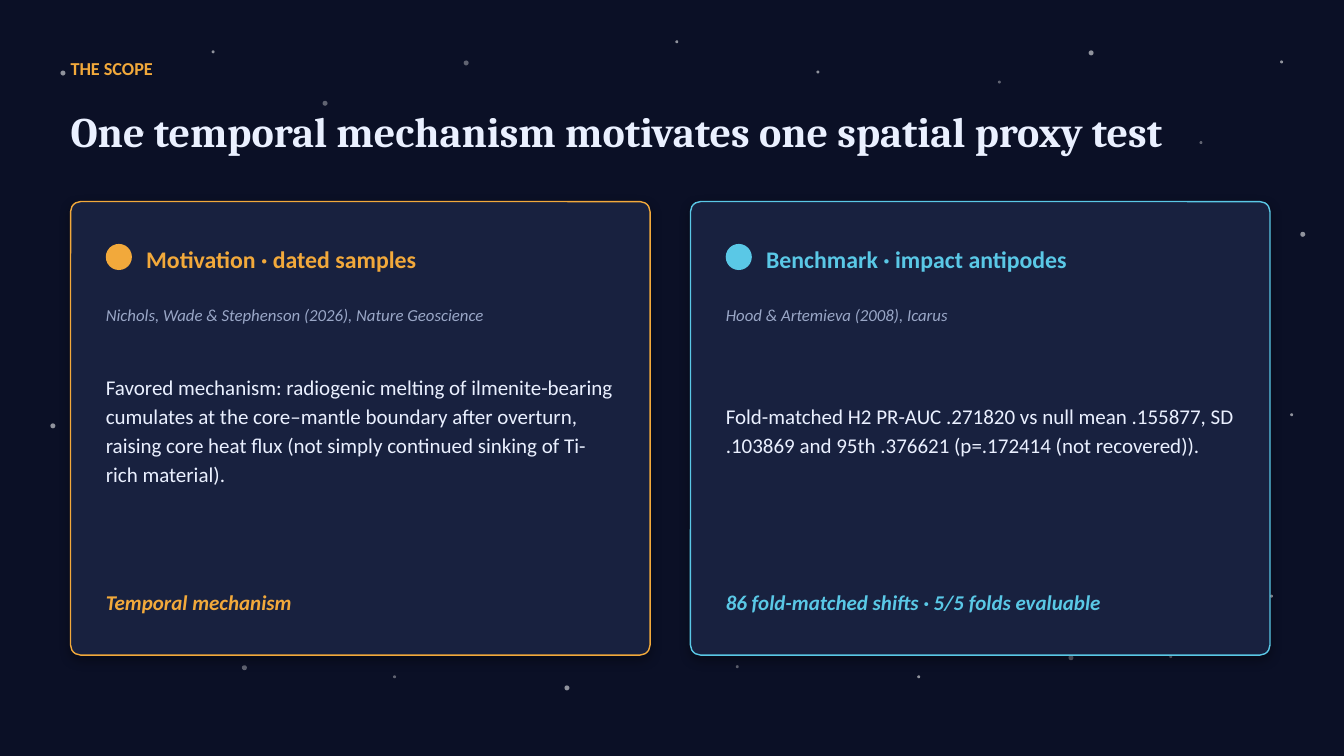
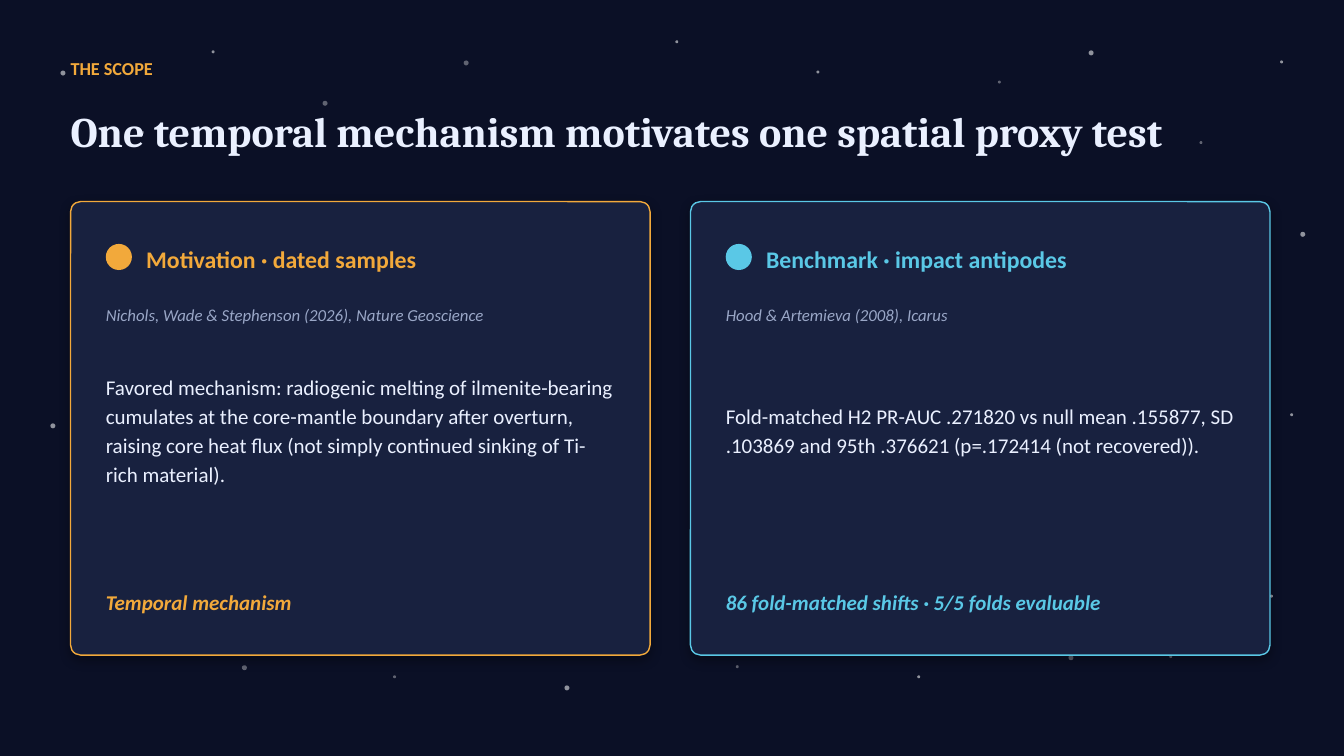
Before and after one commit to lemoon01110/Lunar-Titanium-Magnetism, a slide deck: slide 4 of Paper-and-Pitch/Pitch.pptx. Drawn at 1344x756 pixels with LibreOffice and Linux fonts; fonts in the diff are those of the drawing. Boxes give left, top, right and bottom in pixels: in the first picture for what was removed or moved away, otherwise in the second. Text is boxed around its words. In the diff, an @@ line names an element or a change of style, - is before the commit and + after.

```diff
--- a/Paper-and-Pitch/Pitch.pptx
+++ b/Paper-and-Pitch/Pitch.pptx
@@ text at (106,380,612,485): text changed @@
-Favored mechanism: radiogenic melting of ilmenite-bearing cumulates at the core–mantle boundary after overturn, raising core heat flux (not simply continued sinking of Ti-rich material).
+Favored mechanism: radiogenic melting of ilmenite-bearing cumulates at the core-mantle boundary after overturn, raising core heat flux (not simply continued sinking of Ti-rich material).
```
Also in this commit, not shown: 9 other slides changed, 14 other files.
